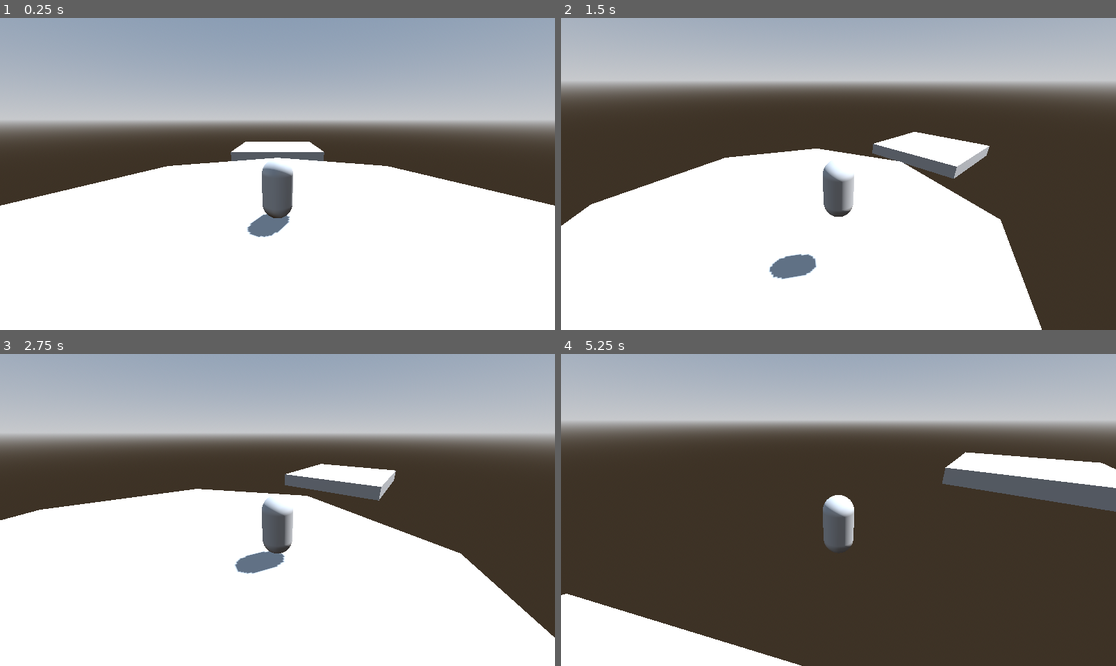
Above: before the commit, frames 1-4 (two rows, left to right).
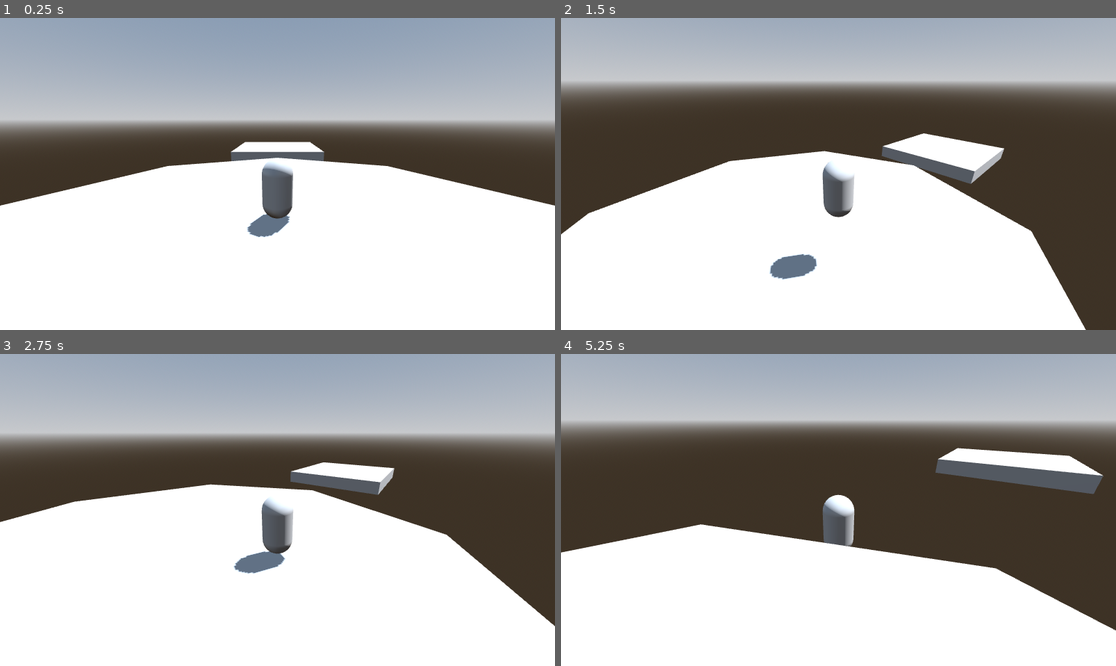
Above: after the commit, the same moments.

Repository: Gertkeno/GGJ2025
Game: Godot game, scene res://bubble_world_map.tscn
Same seed, same stepped clock (60 frames per second), same inputs: the game is played once before the commit and once after it.
Inputs (mouse positions are in pixels of both pictures, inside the frame that each line leads up to):
- Up to frame 1 (0.25 s): no input
- Up to frame 2 (1.5 s): tap Enter at 0.5 s; move the mouse to (960, 158) at 0.52 s; hold Right (right) 0.53-1.28 s; hold Shift (crouch) 0.53-1.28 s; click (960, 158) at 0.67 s; tap Space (jump) at 0.77 s; move the mouse to (810, 174) at 1.27 s; hold Up (forward) from 1.28 s (still down); tap Shift (crouch) at 1.35 s
- Up to frame 3 (2.75 s): keep holding Up (forward); tap Space (jump) at 1.52 s; move the mouse to (288, 503) at 2.02 s; hold Shift (crouch) from 2.03 s (still down)
- Up to frame 4 (5.25 s): keep holding Up (forward); move the mouse to (832, 516) at 2.77 s; release Shift (crouch) at 2.78 s; tap Shift (crouch) at 2.85, 4.35 s; tap Space (jump) at 3.02, 3.77, 4.52 s; move the mouse to (877, 513) at 3.52 s; hold Shift (crouch) 3.53-4.28 s; move the mouse to (794, 506) at 4.27 s; move the mouse to (844, 510) at 5.02 s; hold Shift (crouch) from 5.03 s (still down)

The runs differ from the first frame. In frame 1, 0.3% of the frame differs, in the area x 0-100%, y 39-65%; in frame 2, 4.3%; in frame 3, 2.9%; in frame 4, 33%, in the area x 0-100%, y 30-100%.

Commit message:
msaa and crouch speed

Diff:
--- a/System/player.gd
+++ b/System/player.gd
@@ -4,7 +4,7 @@
 const SPEED: float = 5.0
 const CROUCH_SPEED: float = 3.5
 const GROUND_ACCELERATION: float = 40.0
-const AIR_ACCELERATION: float = 10.0
+const AIR_ACCELERATION: float = 5.0
 const JUMP_VELOCITY: float = 4.5
 
 
@@ -25,7 +25,7 @@
 	var direction := transform.basis.orthonormalized() * Vector3(input_dir.x, 0, input_dir.y)
 
 	var accel: float = GROUND_ACCELERATION if is_on_floor() else AIR_ACCELERATION
-	var speed: float = CROUCH_SPEED if Input.is_action_just_pressed("crouch") else SPEED
+	var speed: float = CROUCH_SPEED if Input.is_action_pressed("crouch") else SPEED
 	horizontal_velocity = horizontal_velocity.move_toward(direction*speed, accel*delta)
 	velocity = horizontal_velocity + vertical_velocity
 
--- a/bubble_world_map.tscn
+++ b/bubble_world_map.tscn
@@ -91,3 +91,6 @@
 "": SubResource("AnimationLibrary_gb2kq")
 }
 autoplay = "moving platofrm"
+
+[node name="Marker3D" type="Marker3D" parent="."]
+transform = Transform3D(1, 0, 0, 0, 1, 0, 0, 0, 1, 0, 1, 0)
--- a/project.godot
+++ b/project.godot
@@ -80,3 +80,4 @@
 
 renderer/rendering_method="gl_compatibility"
 renderer/rendering_method.mobile="gl_compatibility"
+anti_aliasing/quality/msaa_3d=2
